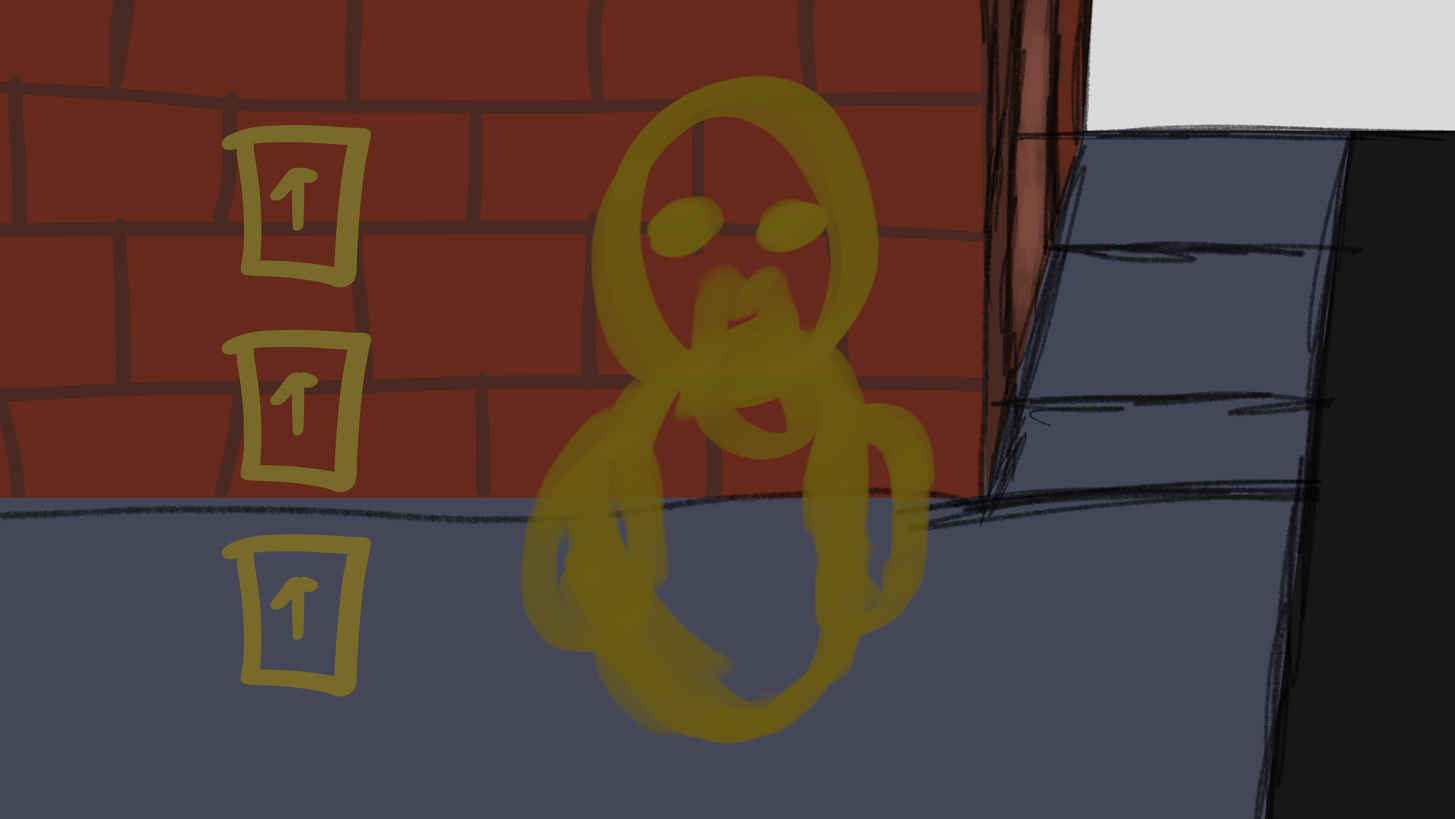
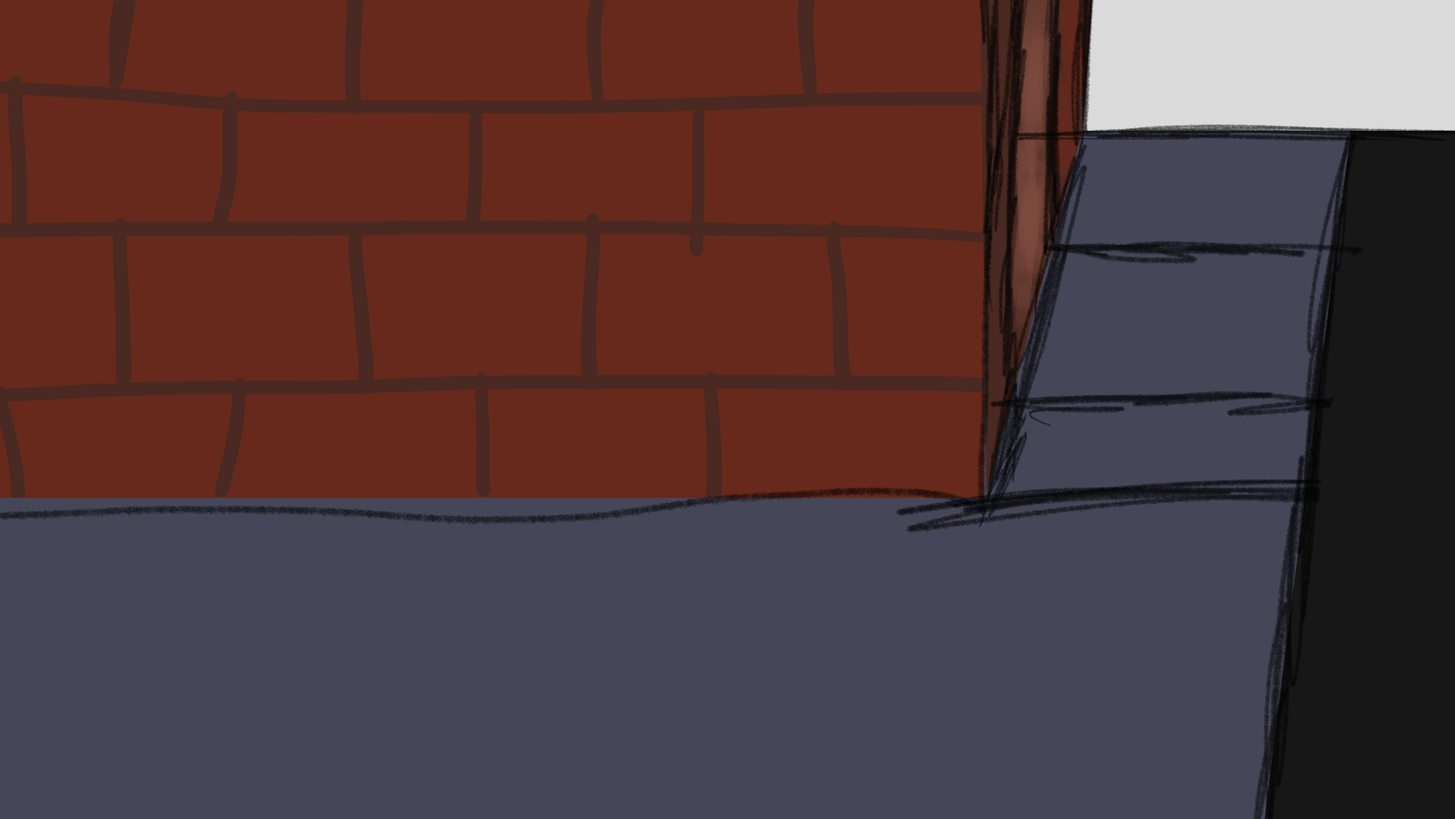
Comparing the layer stacks of the two 1455×819 images. Changes:
hid "Layer 3 Copy 3" over [221, 125, 372, 697]
hid "Layer 3 Copy" over [519, 75, 936, 744]
